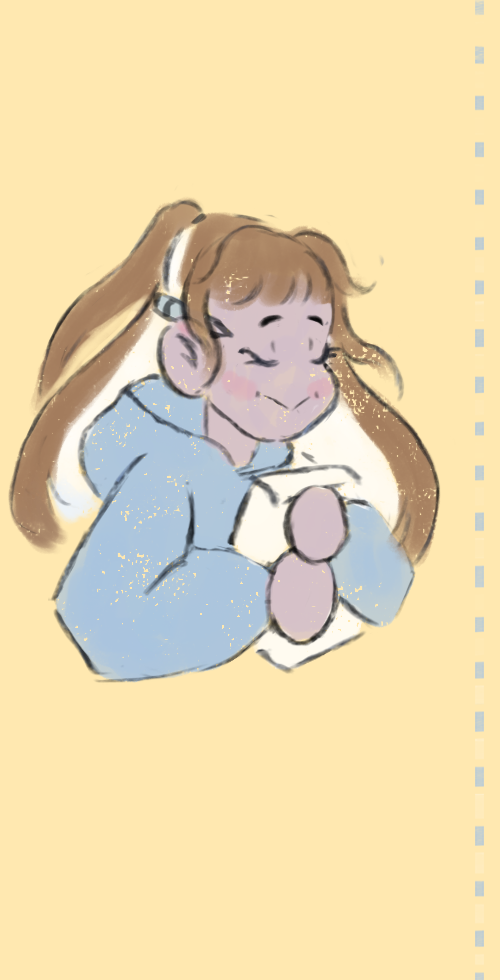
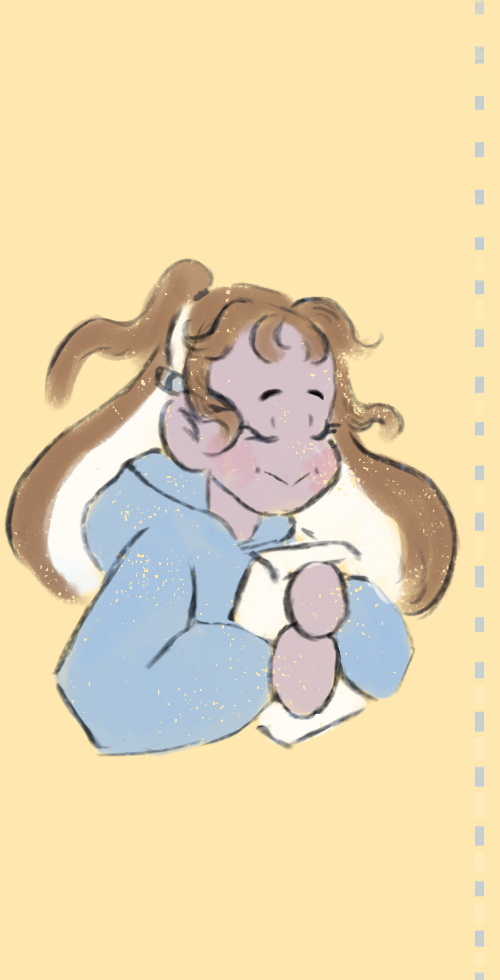
Layers edited between the first and the second 500 x 980 image:
hid group "Group 1 copy 4" (5 layers) over [7, 185, 456, 685]
showed group "Group 1 copy 3" (5 layers) over [3, 255, 462, 757]
